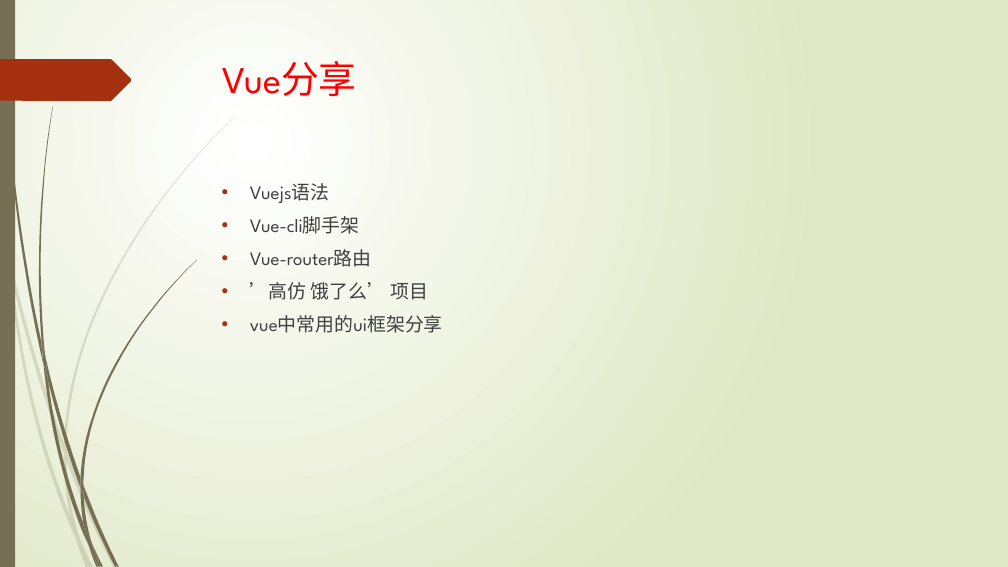
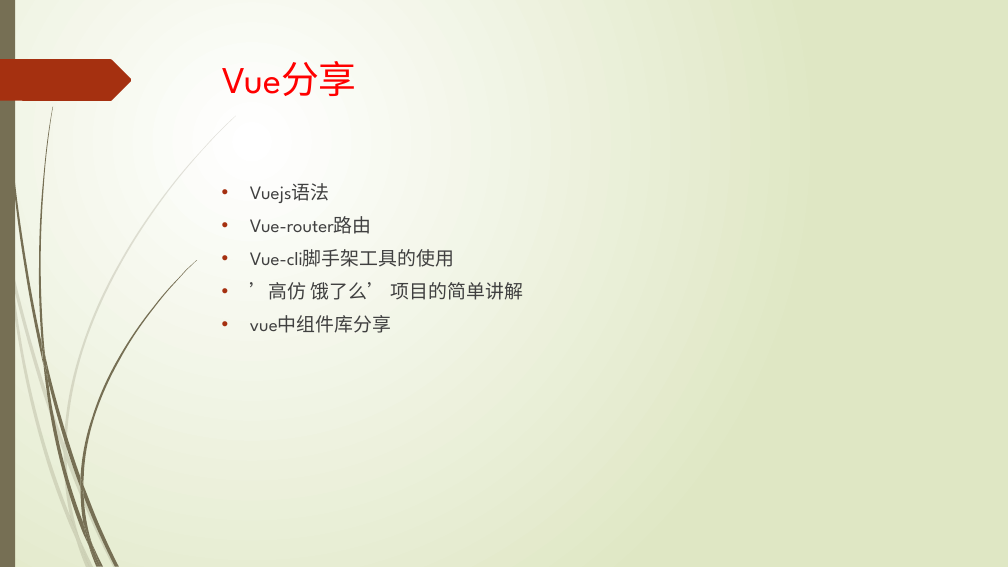
Before and after one commit to zhenzhen0321/qishoucode, a slide deck: slide 1 of vue分享.pptx. Drawn at 1008x567 pixels with LibreOffice and Linux fonts; fonts in the diff are those of the drawing. Boxes give left, top, right and bottom in pixels: in the first picture for what was removed or moved away, otherwise in the second. Text is boxed around its words. In the diff, an @@ line names an element or a change of style, - is before the commit and + after.

```diff
--- a/vue分享.pptx
+++ b/vue分享.pptx
@@ text at <box>250,216,360,234</box>: paragraph removed @@
-• Vue-cli脚手架
@@ text at <box>250,249,523,333</box>: text changed @@
-• ’高仿 饿了么’ 项目
-• vue中常用的ui框架分享
+• Vue-cli脚手架工具的使用
+• ’高仿 饿了么’ 项目的简单讲解
+• vue中组件库分享
```
Also in this commit, not shown: 2 other slides changed, 1 slide added, 8 slides removed, 1 other file.
